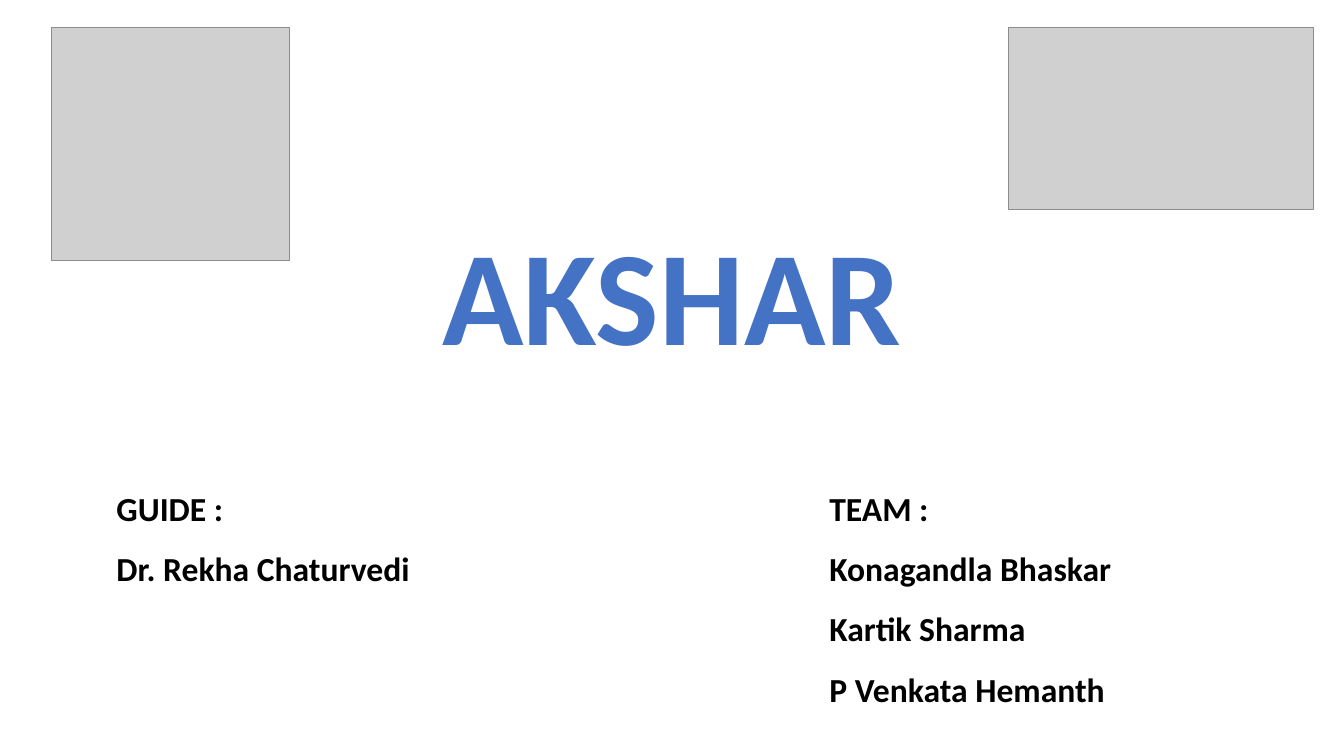
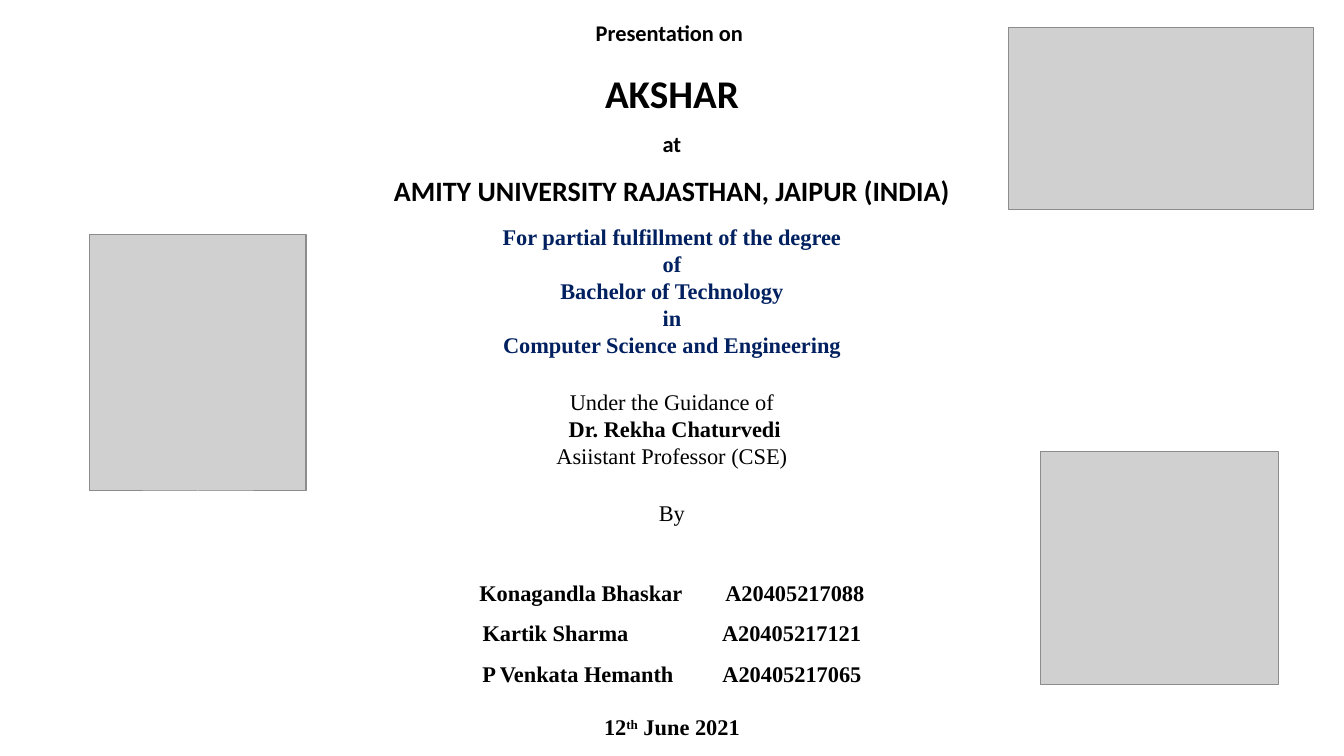
Before and after one commit to bhakon/Akshar, a slide deck: slide 1 of Documents/Presentaion/Project_Akshar_Presentation.pptx. Drawn at 1344x756 pixels with LibreOffice and Linux fonts; fonts in the diff are those of the drawing; grey boxes stand for pictures. Boxes give left, top, right and bottom in pixels: in the first picture for what was removed or moved away, otherwise in the second. Text is boxed around its words. In the diff, an @@ line names an element or a change of style, - is before the commit and + after.

```diff
--- a/Documents/Presentaion/Project_Akshar_Presentation.pptx
+++ b/Documents/Presentaion/Project_Akshar_Presentation.pptx
@@ text added at [394, 25, 949, 205], 20 pt, text #000000, bold @@
+Presentation on
+AKSHAR
+at
+AMITY UNIVERSITY RAJASTHAN, JAIPUR (INDIA)
@@ picture added at [90, 235, 307, 491] @@
@@ text added at [479, 229, 864, 736], 16 pt, text #000000, bold @@
+For partial fulfillment of the degree
+of
+Bachelor of Technology
+in
+Computer Science and Engineering
+Under the Guidance of
+Dr. Rekha Chaturvedi
+Asiistant Professor (CSE)
+By
+Konagandla Bhaskar A20405217088
+Kartik Sharma A20405217121
+P Venkata Hemanth A20405217065
+12th June 2021
@@ text removed at [442, 257, 901, 346] @@
-AKSHAR
@@ picture: place and size @@
-picture at [51, 27, 289, 260]
+picture at [1041, 451, 1278, 684]
@@ text removed at [116, 499, 410, 582] @@
-GUIDE :
-Dr. Rekha Chaturvedi
@@ text removed at [829, 499, 1111, 703] @@
-TEAM :
-Konagandla Bhaskar
-Kartik Sharma
-P Venkata Hemanth
```
Also in this commit, not shown: 6 other slides changed, 5 slides added, 9 slides removed, 24 other files.
